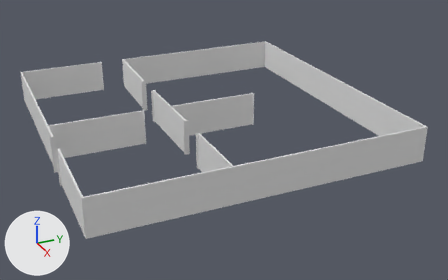
The COLLADA model catkin_ws/src/hardware/justina/gazebo_envs/models/EVENTS/mesh/RCUP_24.dae: old version first, new version second.
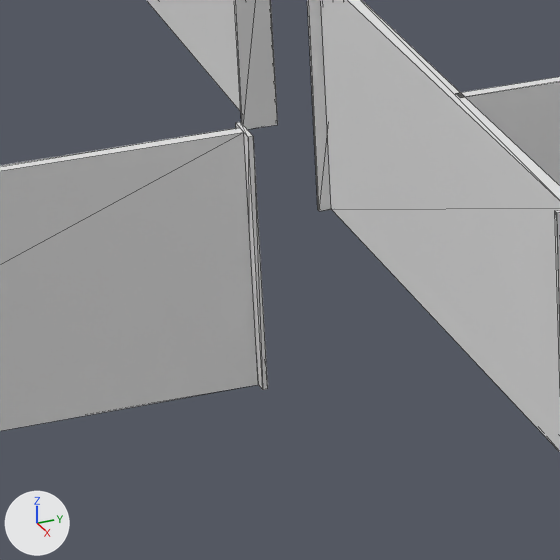
Each version is shown whole from a camera (50 mm lens) standing at (16.01, -6.46, 7.45) and looking at (0.58, 0.48, -0.26), then close up on the part from 25% to 41% of the width and 34% to 59% of the height. The lights are fixed; the arrows at lower left show +X, +Y and +Z. The close-ups show mesh edges as thin lines. Where no turn or scale is listed for an object, it has been applied to the vertices. Vertices at the same position are counted once.

The older version as bpy lines, for what is in view:
```python
me_cube_003 = bpy.data.meshes.new('Cube.003')
me_cube_003.from_pydata(...)  # 158 vertices, 240 faces; spans x -4.67..4.48, y -4.38..4.77, z -0.5..0.5
# before: 96 (0.29, -1.69, -0.5), 97 (0.29, -1.69, 0.5) at pixel (239, 127), 100 (0.34, -1.69, -0.5) at pixel (258, 384), 101 (0.34, -1.69, 0.5) at pixel (243, 132)
ob_cube_002 = bpy.data.objects.new('Cube.002', me_cube_003)
ob_cube_002.location = (0.074, -0.22, 0.5)
```
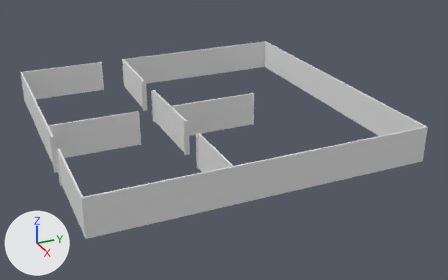
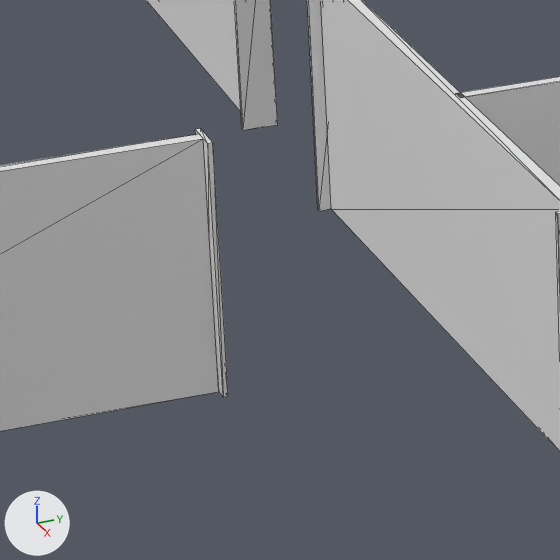
Location of each change, (x1, y1, x2, y2) in pixels of the close-ups (560 x 560 px; the box of a moved part takes in the faces that stretch with it):
part 1 of me_cube_003, moved or reshaped
    before: (236, 122, 268, 390)
    after: (195, 128, 228, 397)
part 2 of me_cube_003, moved or reshaped
    before: (0, 128, 258, 431)
    after: (0, 134, 219, 431)

Patch to the scene script:
```diff
--- a/catkin_ws/src/hardware/justina/gazebo_envs/models/EVENTS/mesh/RCUP_24.dae.py
+++ b/catkin_ws/src/hardware/justina/gazebo_envs/models/EVENTS/mesh/RCUP_24.dae.py
@@ me_cube_003 @@
 me_cube_003.from_pydata(...)  # 158 vertices, 240 faces; spans x -4.67..4.48, y -4.38..4.77, z -0.5..0.5
 # used by ob_cube_002; location = (0.074, -0.22, 0.5)
+# me_cube_003 part 1: the loose piece of 8 vertices spanning x 0.24..0.39, y -1.69..-1.67, z -0.5..0.5 is moved by (0.0, -0.15, 0.0)
+# me_cube_003 part 2
+for i in [96, 97, 100, 101]: me_cube_003.vertices[i].co += Vector((0.0, -0.15, 0.0))
```
